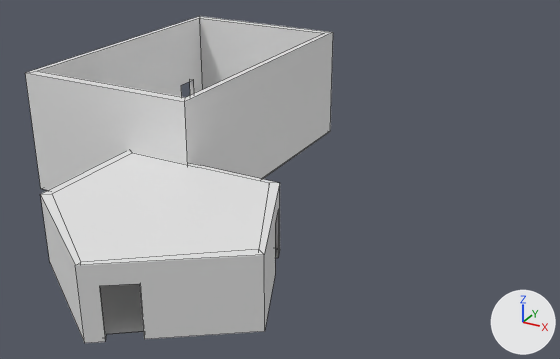
The Blender file Assets/Models/mainRoom.blend, before and after one commit.
Both versions are drawn from a camera (50 mm lens) standing at (111.6, -157.9, 77.7) and looking at (36.0, -20.5, 9.0). Lighting does not change. The marker at lower right points along +X, +Y and +Z. Mesh edges are drawn as thin lines.

In view in the first picture: 'hallway', 'mainRoom'.
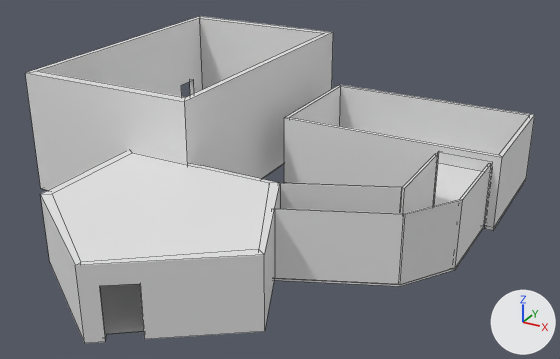
ob_giftshopdoor is not drawn itself; it is used by a modifier of ob_giftshop.

Edits to the bpy script that builds the scene:
```text
Add me_cube_006:
    me_cube_006.from_pydata(...)  # a box spanning x -1.0..1.0, y -1.0..0.06, z -1.0..0.5
Add me_plane_001:
    me_plane_001.from_pydata(...)  # 24 vertices, 22 faces; spans x -2.23..1.0, y -1.0..0.93, z 0.0..1.07
Add me_plane:
    me_plane.from_pydata(...)  # 50 vertices, 46 faces; spans x -6.19..1.49, y -1.0..4.36, z 0.0..1.87
Add ob_giftshopdoor:
    ob_giftshopdoor = bpy.data.objects.new('GiftShopDoor', me_cube_006)
    ob_giftshopdoor.location = (72.15, -3.138, 10.46)
    ob_giftshopdoor.scale = (5.93, 3.81, 10.6)
    ob_giftshopdoor.hide_set(True)  # wire or fog, not drawn
Add ob_giftshop:
    ob_giftshop = bpy.data.objects.new('GiftShop', me_plane_001)
    ob_giftshop.location = (64.0, 11.2, 0.1)
    ob_giftshop.scale = (15.9, 15.9, 15.9)
    _m = ob_giftshop.modifiers.new('Boolean', 'BOOLEAN')
    _m.object = ob_giftshopdoor
Add ob_hallwayout:
    ob_hallwayout = bpy.data.objects.new('hallwayOut', me_plane)
    ob_hallwayout.location = (53.3, -37.0, 0.2)
    ob_hallwayout.rotation_euler = (0.0, 0.0, -1.162)  # degrees (0, 0, -67)
    ob_hallwayout.scale = (4.0, 8.11, 8.11)
```

What differs and where, as boxes (x1, y1, x2, y2) in the pictures (560 x 359 px):
'GiftShop', added
    after: (284, 85, 535, 230)
'hallwayOut', added
    after: (272, 154, 491, 286)
